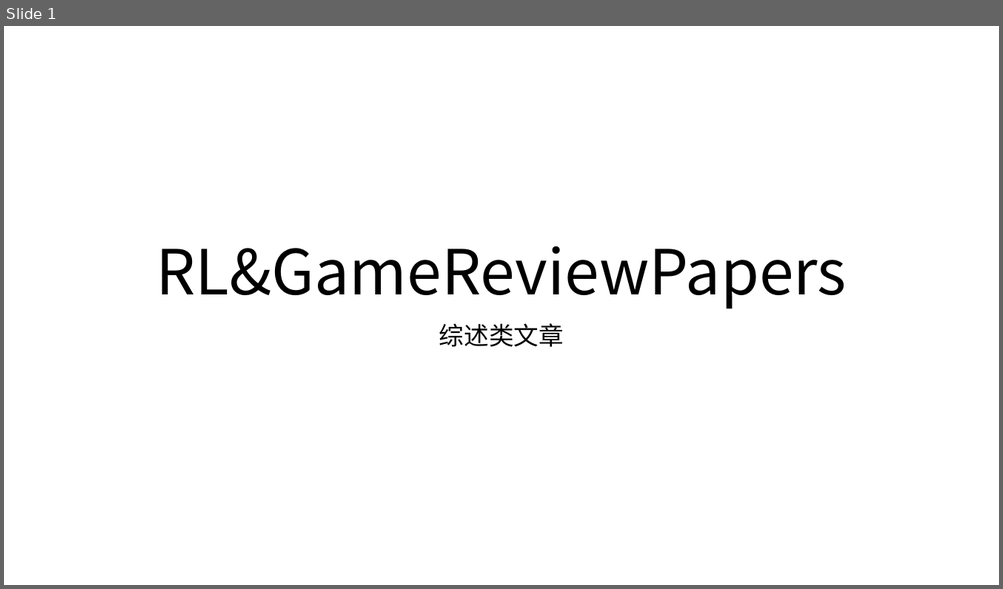
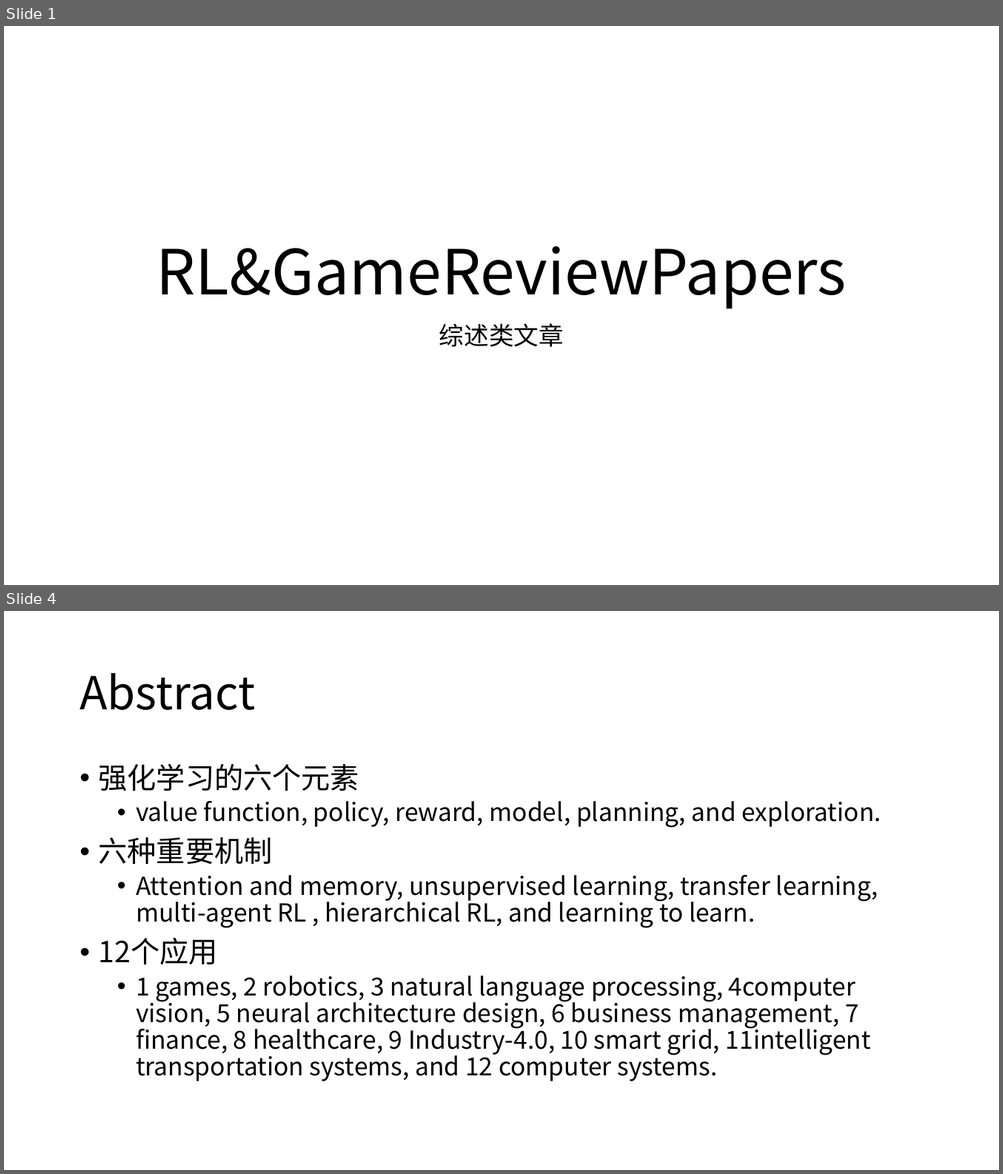
Before and after one commit to kangyongxin/0-RL-GameReviewPapers, a slide deck: Note_RLGameReviewPapers.pptx. Shown one above the other, each under a label of ours: slide 1 before the commit, slides 1 and 4 after it; the slides between them are not shown. The pictures are 1003x589 and 1003x1174 pixels, drawn with LibreOffice and Linux fonts; fonts in the diff are those of the drawing. Boxes give left, top, right and bottom in pixels: in the first picture for what was removed or moved away, otherwise in the second. Text is boxed around its words. In the diff, an @@ line names an element or a change of style, - is before the commit and + after.

```diff
--- a/Note_RLGameReviewPapers.pptx
+++ b/Note_RLGameReviewPapers.pptx
@@ slide 4 added at [4, 611, 999, 1170], background #FFFFFF @@
@@ title added at [79, 673, 255, 710], 44 pt, text #000000 @@
+Abstract
@@ text added at [99, 764, 881, 1082], 24 pt, text #000000 @@
+• 强化学习的六个元素
+  • value function, policy, reward, model, planning, and exploration.
+• 六种重要机制
+  • Attention and memory, unsupervised learning, transfer learning, multi-agent RL , hierarchical RL, and learning to learn.
+• 12个应用
+  • 1 games, 2 robotics, 3 natural language processing, 4computer vision, 5 neural architecture design, 6 business management, 7 finance, 8 healthcare, 9 Industry-4.0, 10 smart grid, 11intelligent transportation systems, and 12 computer systems.
```
Also in this commit, not shown: 1 slide changed, 1 other slide added, 2 slides removed, 1 other file.
